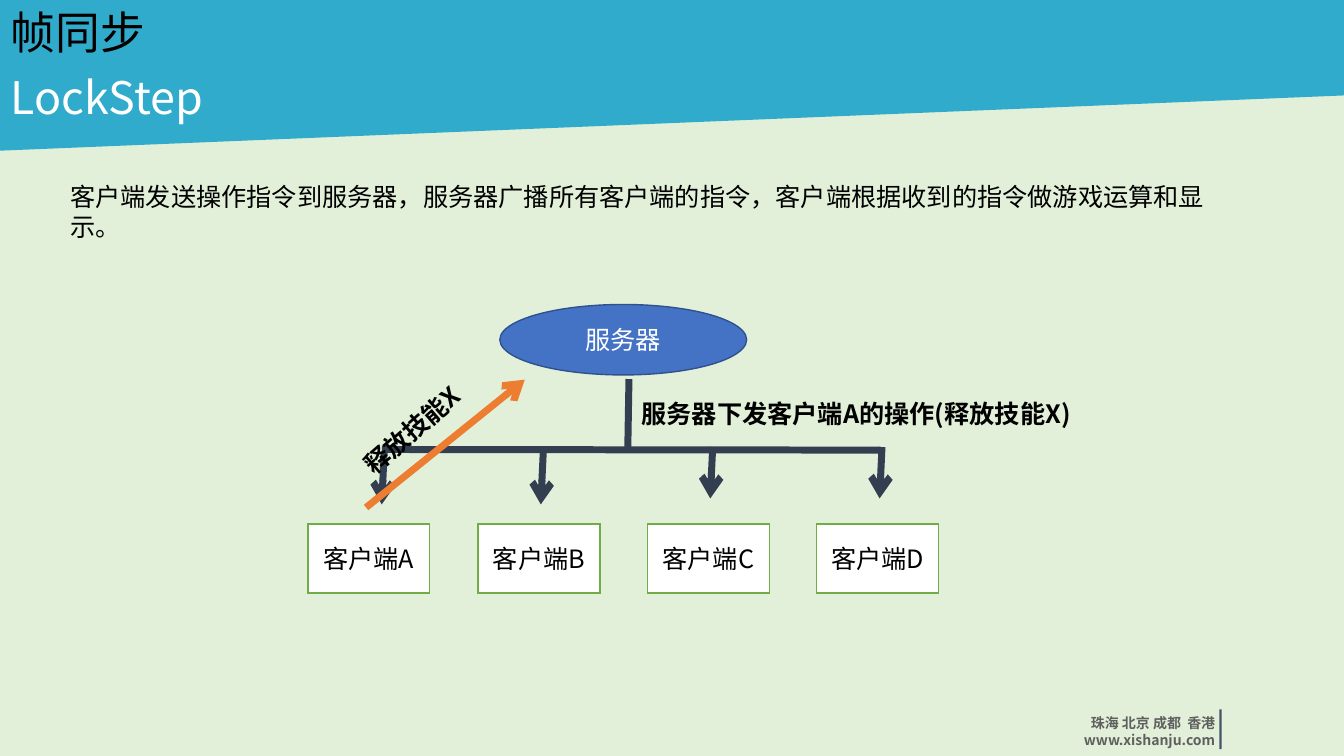
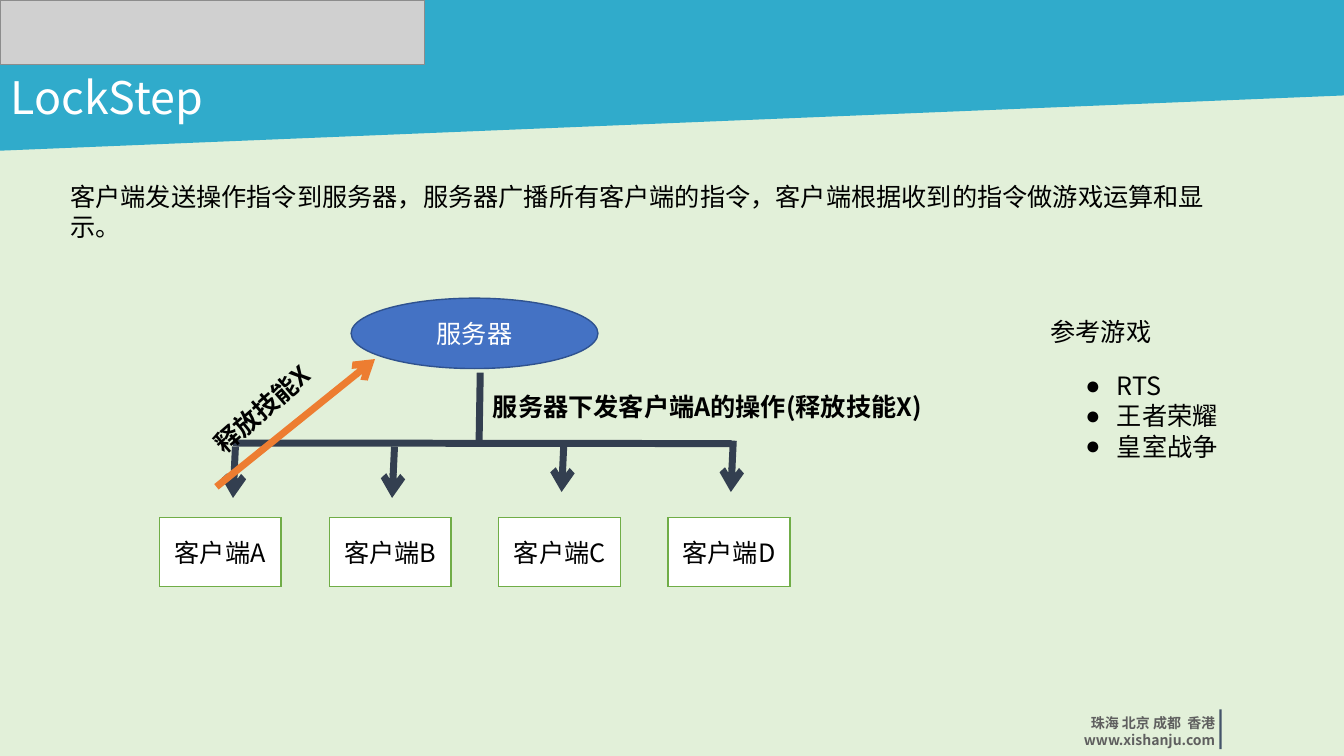
Before and after one commit to iyexiao/tkGame, a slide deck: slide 3 of 帧同步实现-庞康宁.ppt (slide 4 before the commit). Drawn at 1344x756 pixels with LibreOffice and Linux fonts; fonts in the diff are those of the drawing; grey boxes stand for pictures; background and template pictures are left out. Boxes give left, top, right and bottom in pixels: in the first picture for what was removed or moved away, otherwise in the second. Text is boxed around its words. In the diff, an @@ line names an element or a change of style, - is before the commit and + after.

```diff
--- a/帧同步实现-庞康宁.ppt
+++ b/帧同步实现-庞康宁.ppt
@@ picture added at <box>1,0,425,64</box> @@
@@ text removed at <box>10,11,144,53</box> @@
-帧同步
@@ text added at <box>1051,319,1152,343</box>, 18 pt, text #000000 @@
+参考游戏
@@ text "释放技能X": place and size @@
-text "释放技能X" at <box>374,400,450,481</box>
+text "释放技能X" at <box>224,379,300,461</box>
@@ arrow moved from (366, 507) - (525, 380) to (217, 487) - (375, 359) @@
@@ 4 rectangles, 2 lines, 1 ellipse, 1 text: place and size @@
-4 rectangles, 2 lines, 1 ellipse, 1 text at <box>308,304,1071,593</box>
+4 rectangles, 2 lines, 1 ellipse, 1 text at <box>159,298,922,587</box>
@@ text added at <box>1117,376,1218,458</box>, 18 pt, text #000000 @@
+● RTS
+● 王者荣耀
+● 皇室战争
@@ arrow moved from (882, 447) - (880, 498) to (236, 446) - (233, 498) @@
@@ arrow moved from (384, 452) - (382, 504) to (394, 446) - (392, 498) @@
@@ arrow moved from (543, 452) - (541, 504) to (564, 440) - (561, 492) @@
@@ arrow moved from (712, 447) - (710, 498) to (733, 440) - (730, 492) @@
```
Also in this commit, not shown: 3 other slides changed, 1 slide added, 2 slides removed.
